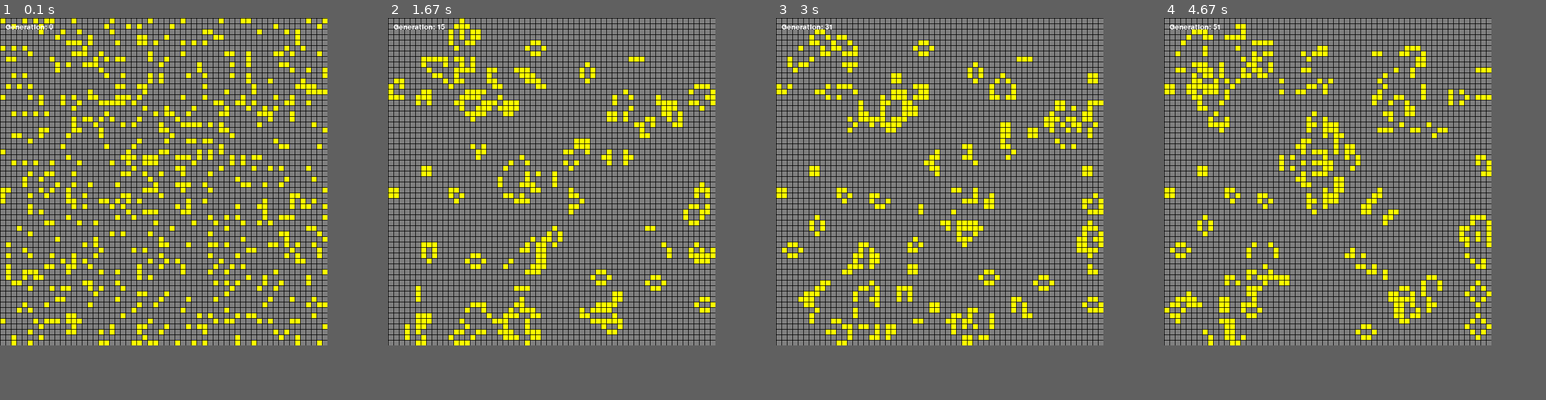
Above: before the commit, frames 1-4 (left to right).
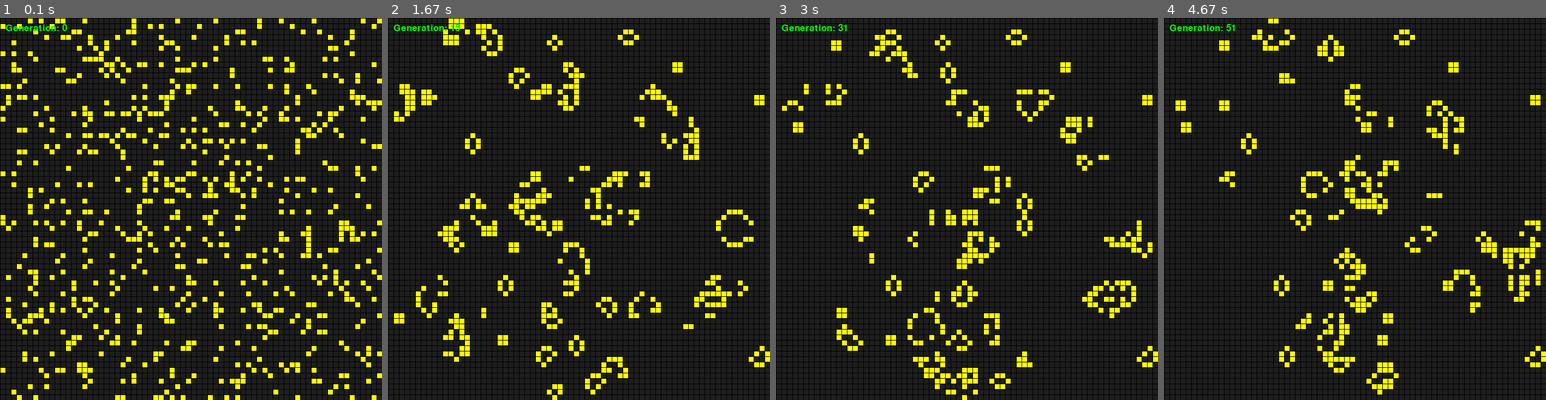
Above: after the commit, the same moments.

Repository: Ajman0525/Conways-Game-of-Life
Game: pygame game, started from src/main.py
Same seed, same stepped clock (60 frames per second), same inputs: the game is played once before the commit and once after it.
Inputs (mouse positions are in pixels of both pictures, inside the frame that each line leads up to):
- Up to frame 1 (0.1 s): type "Enter (at the terminal prompt)" at 0 s
- Up to frame 2 (1.67 s): tap Space at 0.33 s; click (582, 235) at 0.72 s; click (460, 296) at 1.05 s; click (586, 79) at 1.38 s
- Up to frame 3 (3 s): click (947, 308) at 1.72 s; click (905, 82) at 2.55 s; click (1100, 308) at 2.92 s
- Up to frame 4 (4.67 s): click (1488, 285) at 3.22 s; click (1442, 113) at 3.55 s; click (1248, 251) at 3.88 s; click (1297, 319) at 4.22 s; click (1293, 86) at 4.55 s
In our replay, the window is 600x600 before the commit and 700x700 after it. These sizes can differ from the game's own. Grey fills any space a smaller window leaves; there, only what the larger window draws over its background counts as a difference.

The runs differ from the first frame. In frame 1, 66% of the frame differs, in the area x 0-100%, y 0-100%; in frame 2, 65%; in frame 3, 66%; in frame 4, 65%.

Commit message:
fix: change screen size and text color for the generation text label

Diff:
--- a/src/game_of_life_logic.py
+++ b/src/game_of_life_logic.py
@@ -1,4 +1,4 @@
-WINDOW_WIDTH, WINDOW_HEIGHT = 600, 600
+WINDOW_WIDTH, WINDOW_HEIGHT = 700, 700
 
 TILE_SIZE = 10
 
--- a/src/main.py
+++ b/src/main.py
@@ -6,9 +6,9 @@
 pygame.display.set_caption("Conway's Game of Life")
 
 BLACK = (0, 0, 0)
-GREY = (128, 128, 128)
+GREY = (30, 30, 30)
 YELLOW = (255, 255, 0)
-WHITE = (255, 255, 255)
+GREEN = (0, 255, 0)
 
 from .game_of_life_logic import(
     determine_next_cell_state,
@@ -146,11 +146,11 @@
         screen.fill(GREY)
         draw_grid(positions)
 
-        font = pygame.font.Font(None, 20)
+        font = pygame.font.Font(None, 25)
         gen_text = f"Generation: {current_generation}"
         if target_generations is not None:
             gen_text += f" / {target_generations}"
-        text_surface = font.render(gen_text, True, WHITE)
+        text_surface = font.render(gen_text, True, GREEN)
         screen.blit(text_surface, (10, 10))
 
         pygame.display.update()
